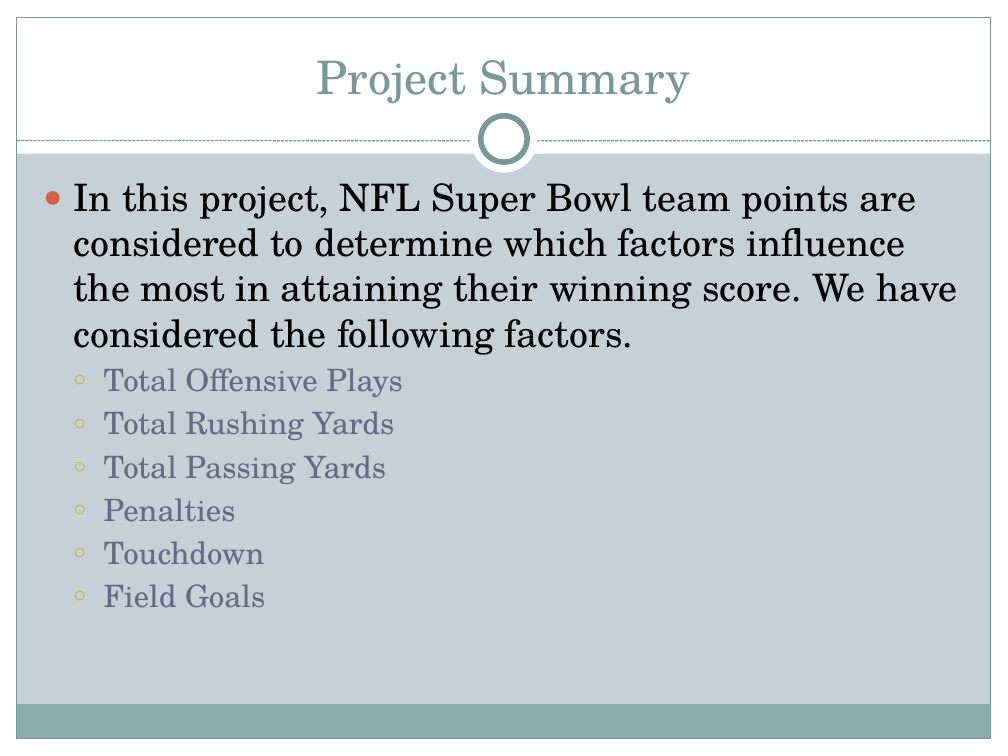
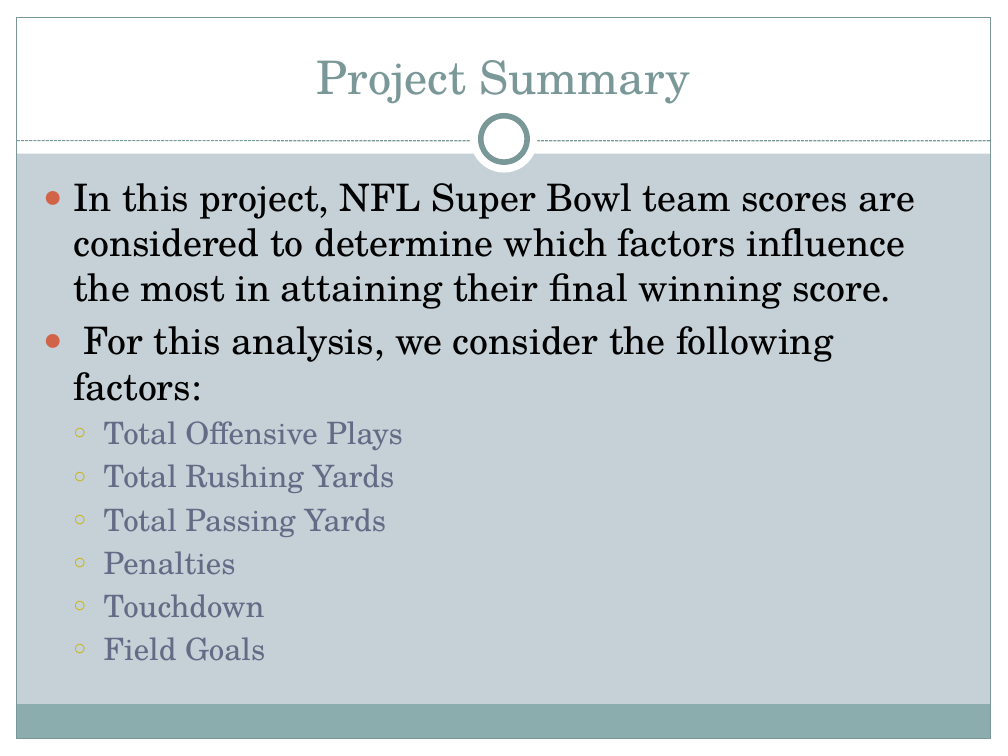
Before and after one commit to vijitha89/MathsProject, a slide deck: slide 4 of Math_Project.pptx. Drawn at 1008x756 pixels with LibreOffice and Linux fonts; fonts in the diff are those of the drawing. Boxes give left, top, right and bottom in pixels: in the first picture for what was removed or moved away, otherwise in the second. Text is boxed around its words. In the diff, an @@ line names an element or a change of style, - is before the commit and + after.

```diff
--- a/Math_Project.pptx
+++ b/Math_Project.pptx
@@ text at [73,183,915,401]: text changed @@
-● In this project, NFL Super Bowl team points are considered to determine which factors influence the most in attaining their winning score. We have considered the following factors.
+● In this project, NFL Super Bowl team scores are considered to determine which factors influence the most in attaining their final winning score.
+● For this analysis, we consider the following factors:
```
Also in this commit, not shown: 5 other slides changed, 2 slides added, 1 slide removed.
